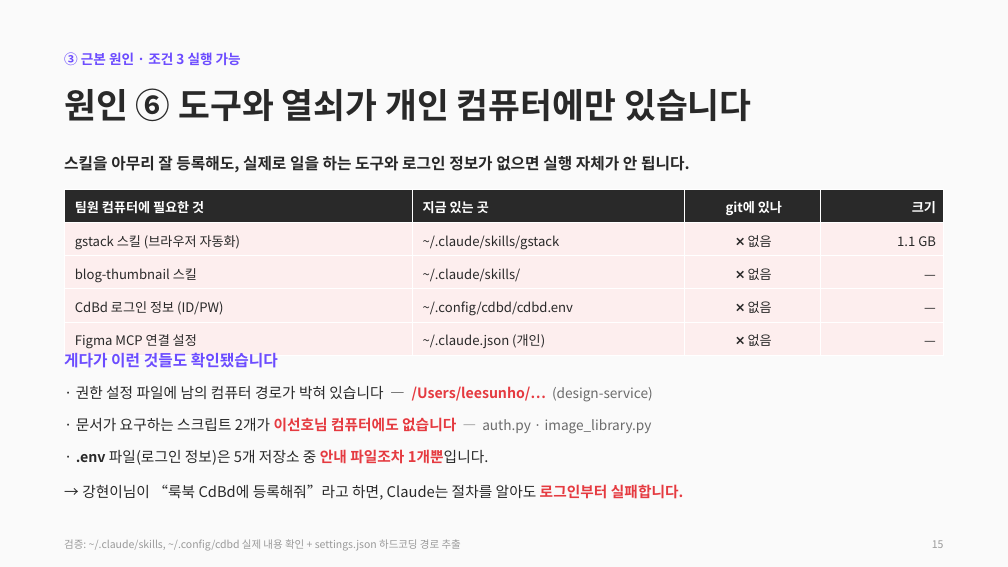
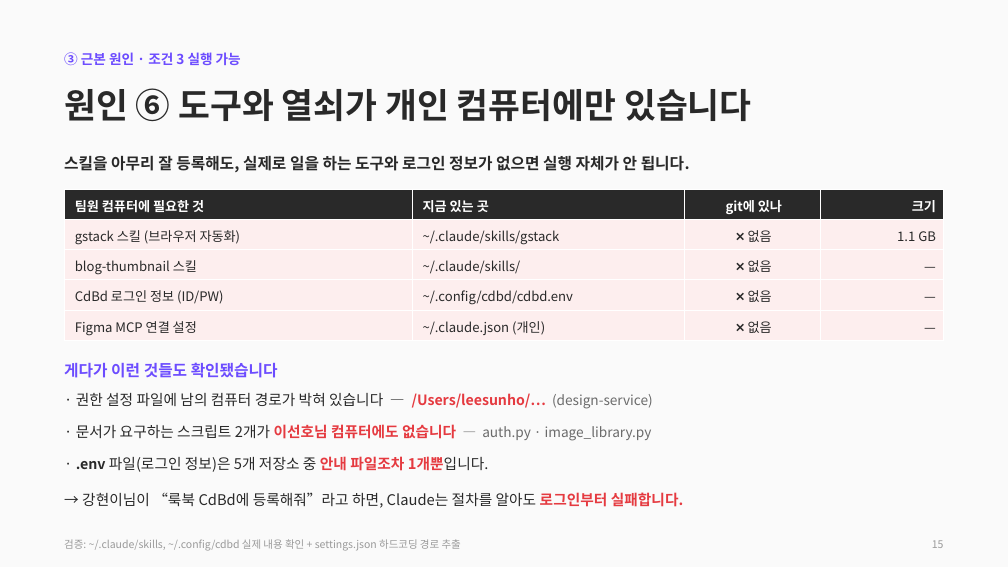
Before and after one commit to CdBd-in/design, a slide deck: slide 15 of CdBd 문서 체계 진단 및 개편 제안.pptx. Drawn at 1008x567 pixels with LibreOffice and Linux fonts; fonts in the diff are those of the drawing. Boxes give left, top, right and bottom in pixels: in the first picture for what was removed or moved away, otherwise in the second. Text is boxed around its words. In the diff, an @@ line names an element or a change of style, - is before the commit and + after.

```diff
--- a/CdBd 문서 체계 진단 및 개편 제안.pptx
+++ b/CdBd 문서 체계 진단 및 개편 제안.pptx
@@ table: place and size @@
-table at box(64, 189, 944, 355)
+table at box(64, 189, 944, 340)
@@ text "게다가 이런 것들도 확인됐습니다": place and size @@
-text "게다가 이런 것들도 확인됐습니다" at box(64, 352, 278, 368)
+text "게다가 이런 것들도 확인됐습니다" at box(64, 362, 278, 378)
@@ text "· 권한 설정 파일에 남의 ...": place and size @@
-text "· 권한 설정 파일에 남의 ..." at box(76, 386, 684, 500)
+text "· 권한 설정 파일에 남의 ..." at box(76, 393, 684, 508)
```
Also in this commit, not shown: 1 other slide changed.
